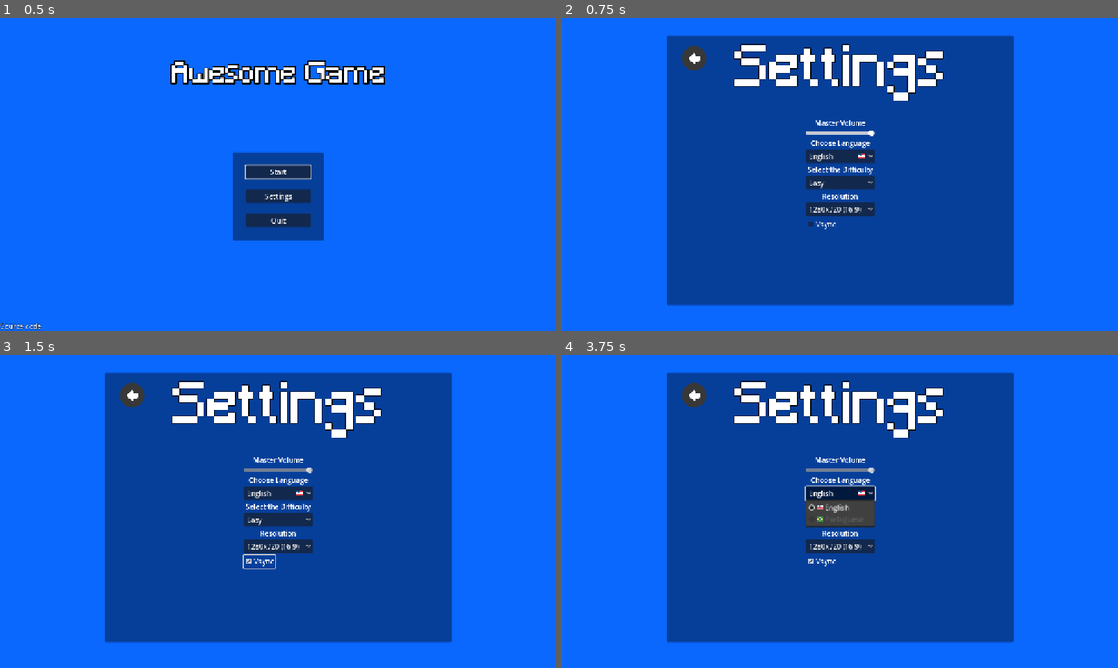
Above: before the commit, frames 1-4 (two rows, left to right).
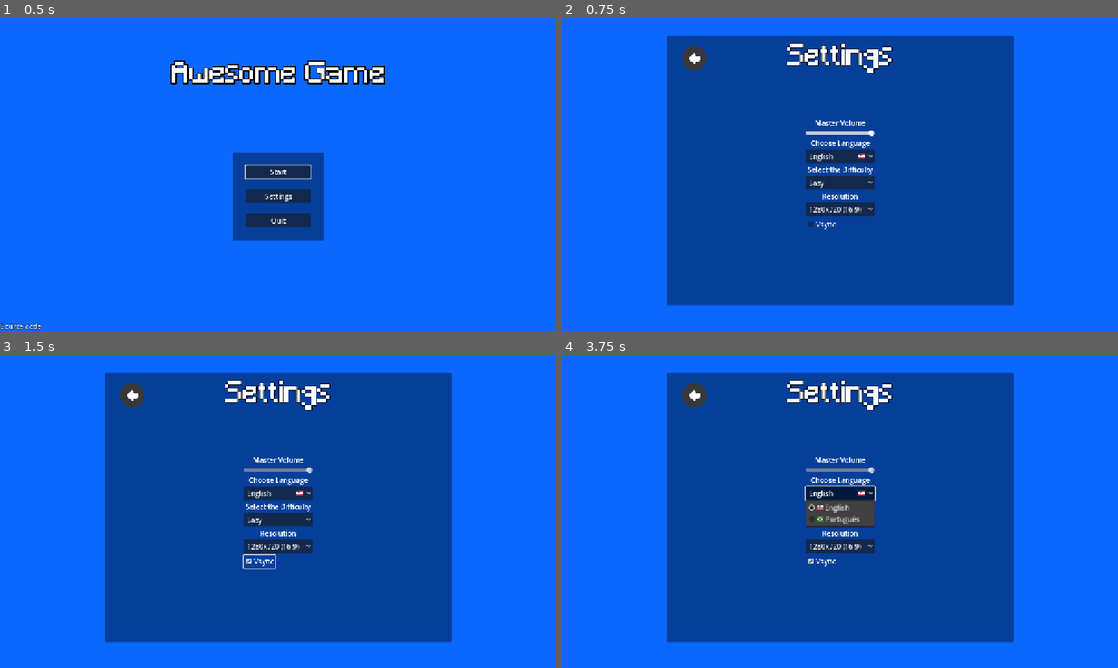
Above: after the commit, the same moments.

Repository: vsaint1/godot-platformer
Game: Godot game, scene res://scenes/menu_manager.tscn
Same seed, same stepped clock (60 frames per second), same inputs: the game is played once before the commit and once after it. Sound files missing from this copy of the repository are replaced by a short silence.
Inputs:
- Up to frame 1 (0.5 s): no input
- Up to frame 2 (0.75 s): click "Settings" at 0.5 s
- Up to frame 3 (1.5 s): click "Vsync" at 1.25 s
- Up to frame 4 (3.75 s): click "Easy" at 2 s; click "Easy" at 2.75 s; click "English" at 3.5 s

Frame 1 is identical in both runs. In frame 2, 2.9% of the frame differs, in the area x 30-69%, y 8-27%; in frame 3, 2.9%; in frame 4, 3.0%, in the area x 30-69%, y 8-54%.

Commit message:
menu, game and server translations

Diff:
--- /dev/null
+++ b/assets/mini_platform_translations.csv
@@ -0,0 +1,13 @@
+key,en_US,pt_BR
+TEXT_START,Start,Começar
+TEXT_SETTINGS,Settings,Configurações
+TEXT_QUIT,Quit,Sair
+TEXT_SOURCE_CODE,Source Code,Código Fonte
+TEXT_MASTER_VOLUME,Master Volume,Volume Principal
+TEXT_LANGUAGE_OPTION,Choose Language,Selecione a Linguagem
+TEXT_DIFFICULTY_OPTION,Select the Difficulty,Selecione a Dificuldade
+TEXT_RESOLUTION,Resolution,Resolução
+TEXT_VSYNC,Vsync,Sincronização Vertical
+TEXT_GESTURE_TAP,Tap,Toque
+TEXT_GESTURE_PRESS,Press,Pressione
+TEXT_INTERACT,to Interact,para Interagir
--- a/project.godot
+++ b/project.godot
@@ -93,6 +93,7 @@
 
 [internationalization]
 
+locale/translations=PackedStringArray("res://assets/mini_platform_translations.en_US.translation", "res://assets/mini_platform_translations.pt_BR.translation")
 locale/locale_filter_mode=1
 
 [physics]
--- a/scenes/main_menu.tscn
+++ b/scenes/main_menu.tscn
@@ -83,15 +83,15 @@
 [node name="Start" type="Button" parent="MarginContainer/PanelContainer/VBoxContainer"]
 layout_mode = 2
 mouse_default_cursor_shape = 2
-text = "Start"
+text = "TEXT_START"
 script = ExtResource("3_bqqt6")
 
 [node name="Settings" type="Button" parent="MarginContainer/PanelContainer/VBoxContainer"]
 layout_mode = 2
 mouse_default_cursor_shape = 2
-text = "Settings"
+text = "TEXT_SETTINGS"
 
 [node name="Quit" type="Button" parent="MarginContainer/PanelContainer/VBoxContainer"]
 layout_mode = 2
 mouse_default_cursor_shape = 2
-text = "Quit"
+text = "TEXT_QUIT"
--- a/scenes/menu_manager.tscn
+++ b/scenes/menu_manager.tscn
@@ -16,9 +16,29 @@
 [node name="SettingsMenu" parent="." node_paths=PackedStringArray("start_menu_button") instance=ExtResource("3_m2if8")]
 start_menu_button = NodePath("../MainMenu/MarginContainer/PanelContainer/VBoxContainer/Start")
 
+[node name="Name" parent="SettingsMenu/PanelContainer" index="1"]
+theme_override_font_sizes/font_size = 64
+text = "TEXT_SETTINGS"
+
+[node name="VolumeLabel" parent="SettingsMenu/PanelContainer/Settings" index="0"]
+text = "TEXT_MASTER_VOLUME"
+
+[node name="LanguageLabel" parent="SettingsMenu/PanelContainer/Settings" index="2"]
+text = "TEXT_LANGUAGE_OPTION"
+
+[node name="DifficultyLabel" parent="SettingsMenu/PanelContainer/Settings" index="4"]
+text = "TEXT_DIFFICULTY_OPTION"
+
+[node name="ResolutionLabel" parent="SettingsMenu/PanelContainer/Settings" index="6"]
+text = "TEXT_RESOLUTION"
+
+[node name="Vsync" parent="SettingsMenu/PanelContainer/Settings" index="8"]
+text = "TEXT_VSYNC"
+
 [connection signal="pressed" from="MainMenu/MarginContainer/PanelContainer/VBoxContainer/Start" to="." method="_on_start_pressed"]
 [connection signal="pressed" from="MainMenu/MarginContainer/PanelContainer/VBoxContainer/Settings" to="." method="_on_settings_pressed"]
 [connection signal="pressed" from="MainMenu/MarginContainer/PanelContainer/VBoxContainer/Quit" to="." method="_on_quit_pressed"]
+[connection signal="item_selected" from="SettingsMenu/PanelContainer/Settings/LanguageOption" to="SettingsMenu" method="_on_language_option_item_selected"]
 
 [editable path="MainMenu"]
 [editable path="SettingsMenu"]
--- a/scenes/settings_menu.tscn
+++ b/scenes/settings_menu.tscn
@@ -95,10 +95,9 @@
 popup/item_0/text = "English"
 popup/item_0/icon = ExtResource("2_wswnh")
 popup/item_0/id = 1
-popup/item_1/text = "Portuguese"
+popup/item_1/text = "Português"
 popup/item_1/icon = ExtResource("1_cr101")
 popup/item_1/id = 0
-popup/item_1/disabled = true
 
 [node name="DifficultyLabel" type="Label" parent="PanelContainer/Settings"]
 layout_mode = 2
--- a/scripts/coin.gd
+++ b/scripts/coin.gd
@@ -2,7 +2,7 @@
 
 @export var coin_pick_sound: AudioStreamPlayer2D = null
 
-func _on_body_entered(body: Node2D) -> void:
+func _on_body_entered(_body: Node2D) -> void:
 	self.visible = false
 	coin_pick_sound.play()
 
--- a/scripts/interaction.gd
+++ b/scripts/interaction.gd
@@ -30,8 +30,8 @@
 func show_interaction_message():
 	text_label.clear()
 
-	var gesture = "Tap " if InteractionManager.is_mobile() else "Press "
+	var gesture = tr("TEXT_GESTURE_TAP") if InteractionManager.is_mobile() else tr("TEXT_GESTURE_PRESS")
 
 	text_label.add_text(gesture)
 	text_label.add_image(InteractionManager.get_input_icon())
-	text_label.add_text(" to interact")
+	text_label.add_text(tr("TEXT_INTERACT"))
--- a/scripts/main_menu.gd
+++ b/scripts/main_menu.gd
@@ -1 +1,5 @@
 extends ColorRect
+
+
+func _ready() -> void:
+	pass
--- a/scripts/menu_manager.gd
+++ b/scripts/menu_manager.gd
@@ -3,6 +3,8 @@
 @onready var settings_menu: ColorRect = $SettingsMenu
 
 func _ready() -> void:
+	TranslationServer.set_locale("en_US")
+	print("Current locale: ", TranslationServer.get_locale())
 	settings_menu.visible = false
 
 func _on_start_pressed() -> void:
--- a/scripts/settings_menu.gd
+++ b/scripts/settings_menu.gd
@@ -62,3 +62,12 @@
 
 func _on_vsync_toggled(toggled_on: bool) -> void:
 	ProjectSettings.set_setting("display/window/vsync/vsync_mode",toggled_on)
+
+
+func _on_language_option_item_selected(index: int) -> void:
+
+	if index == 0:
+		TranslationServer.set_locale("en_US")
+
+	if index == 1:
+		TranslationServer.set_locale("pt_BR")
Not shown, added: assets/mini_platform_translations.csv.import
Binary file added: assets/mini_platform_translations.en_US.translation
Binary file added: assets/mini_platform_translations.pt_BR.translation
